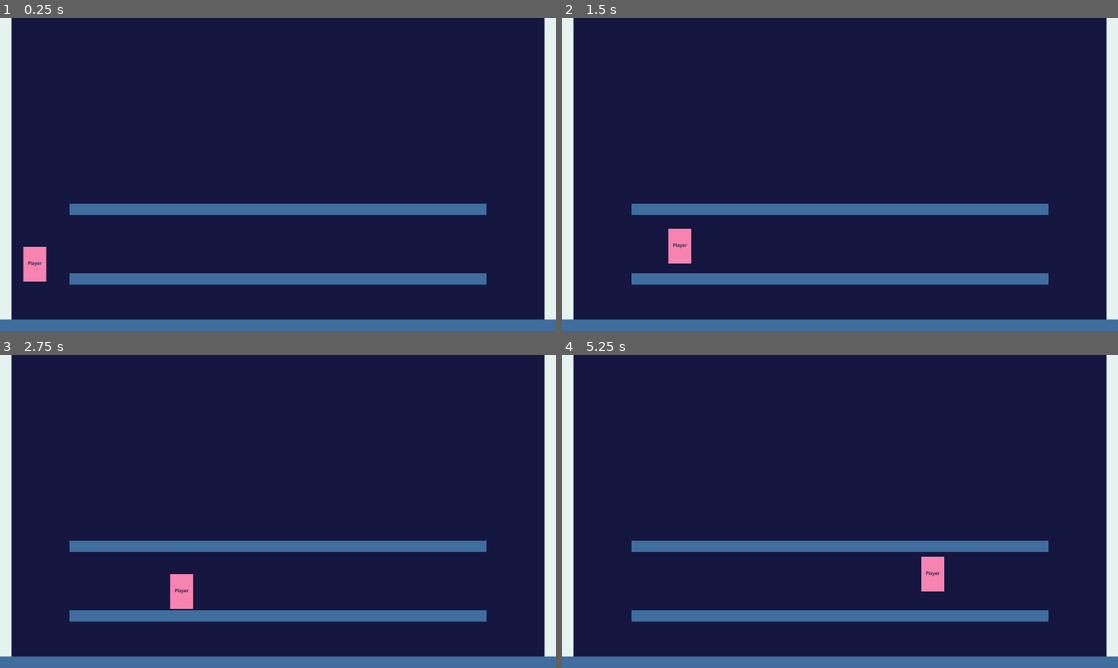
Above: before the commit, frames 1-4 (two rows, left to right).
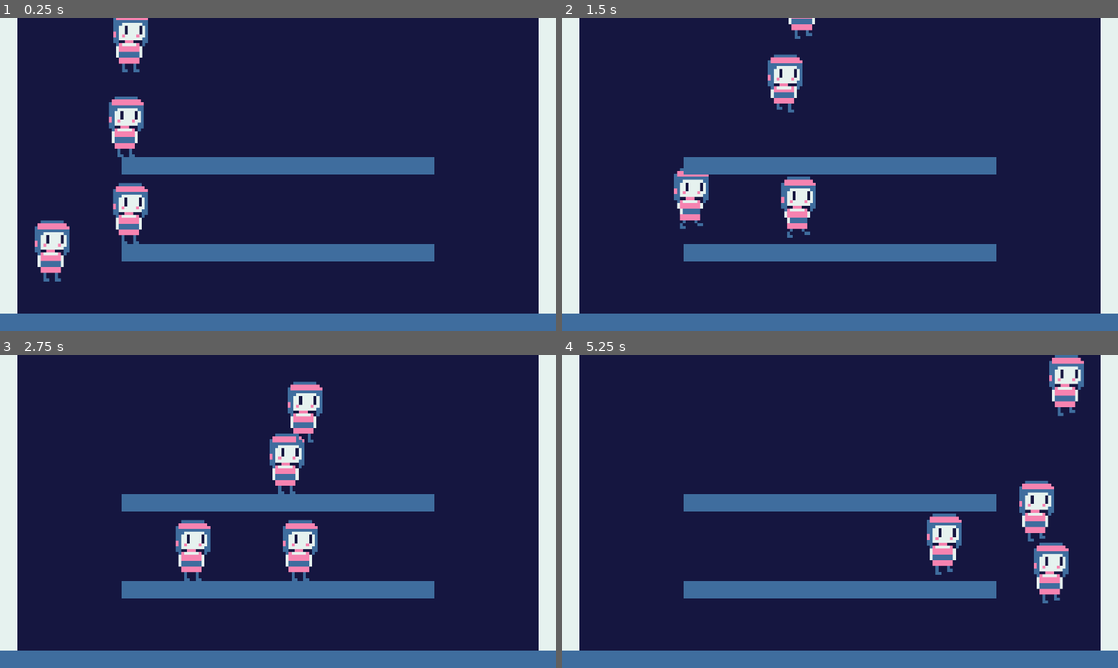
Above: after the commit, the same moments.

Repository: UnChiller/Github-Game-Off-2024
Game: Godot game, scene res://Scenes/debug.tscn
Two runs of this game, one before a commit and one after it. Both use one fixed random seed, a clock stepped at 60 frames per second and the inputs below. Before the commit the project starts from res://Scenes/world.tscn.
Inputs:
- Up to frame 1 (0.25 s): no input
- Up to frame 2 (1.5 s): hold Right (move_right) from 0.53 s (still down); tap C (jump) at 0.6, 0.77, 1.07, 1.35 s
- Up to frame 3 (2.75 s): tap C (jump) at 1.52, 1.82, 2.1 s; release Right (move_right) at 2.03 s; hold Z (grab_left) from 2.03 s (still down)
- Up to frame 4 (5.25 s): release Z (grab_left) at 2.78 s; hold Right (move_right) 2.78-4.28 s; tap C (jump) at 2.85, 3.02, 3.32, 3.6, 3.77, 4.07, 4.35, 4.52, 4.82, 5.1 s; hold Z (grab_left) 4.28-5.03 s; hold Right (move_right) from 5.03 s (still down)

The runs differ from the first frame. In frame 1, 19% of the frame differs, in the area x 0-100%, y 0-97%; in frame 2, 19%; in frame 3, 19%; in frame 4, 19%.

Commit message:
added sprites

Diff:
--- a/Scenes/world.tscn
+++ b/Scenes/debug.tscn
@@ -1,82 +1,94 @@
 [gd_scene load_steps=7 format=3 uid="uid://uhy2x6mkeac"]
 
-[ext_resource type="PackedScene" uid="uid://dypaa1cr0c5co" path="res://Scenes/player.tscn" id="1_p4fo7"]
+[ext_resource type="PackedScene" uid="uid://dypaa1cr0c5co" path="res://Scenes/player.tscn" id="1_cuhlu"]
 
 [sub_resource type="QuadMesh" id="QuadMesh_6nx4q"]
 
 [sub_resource type="RectangleShape2D" id="RectangleShape2D_ho2su"]
-size = Vector2(20, 520)
+size = Vector2(60, 1020)
 
 [sub_resource type="RectangleShape2D" id="RectangleShape2D_b115b"]
-size = Vector2(1920, 40)
+size = Vector2(1920, 60)
 
 [sub_resource type="QuadMesh" id="QuadMesh_nxo1o"]
 
 [sub_resource type="RectangleShape2D" id="RectangleShape2D_y0hta"]
-size = Vector2(1440, 40)
+size = Vector2(1080, 60)
 
 [node name="Debug Room" type="Node2D"]
 
-[node name="Player" parent="." instance=ExtResource("1_p4fo7")]
-position = Vector2(120, 880)
+[node name="Player" parent="." instance=ExtResource("1_cuhlu")]
+position = Vector2(180, 880)
 
 [node name="PlayerCamera" type="Camera2D" parent="Player"]
 position = Vector2(0, -52)
 limit_left = 0
-limit_top = 0
+limit_top = -240
 limit_right = 1920
-limit_bottom = 540
+limit_bottom = 1080
 
 [node name="Room" type="StaticBody2D" parent="."]
 
 [node name="Wall1Mesh" type="MeshInstance2D" parent="Room"]
 modulate = Color(0.901961, 0.94902, 0.937255, 1)
-position = Vector2(20, 520)
-scale = Vector2(40, 1040)
+position = Vector2(30, 510)
+scale = Vector2(60, 1020)
 mesh = SubResource("QuadMesh_6nx4q")
 
 [node name="Wall1Collision" type="CollisionShape2D" parent="Room"]
-position = Vector2(20, 520)
-scale = Vector2(2, 2)
+visible = false
+position = Vector2(30, 510)
 shape = SubResource("RectangleShape2D_ho2su")
 
 [node name="Wall2Mesh" type="MeshInstance2D" parent="Room"]
 modulate = Color(0.901961, 0.94902, 0.937255, 1)
-position = Vector2(1900, 520)
-scale = Vector2(40, 1040)
+position = Vector2(1890, 510)
+scale = Vector2(60, 1020)
 mesh = SubResource("QuadMesh_6nx4q")
 
 [node name="Wall2Collision" type="CollisionShape2D" parent="Room"]
-position = Vector2(1900, 520)
-scale = Vector2(2, 2)
+visible = false
+position = Vector2(1890, 510)
 shape = SubResource("RectangleShape2D_ho2su")
 
 [node name="FloorMesh" type="MeshInstance2D" parent="Room"]
 modulate = Color(0.247059, 0.427451, 0.619608, 1)
-position = Vector2(960, 1060)
-scale = Vector2(1920, 40)
+position = Vector2(960, 1050)
+scale = Vector2(1920, 60)
 mesh = SubResource("QuadMesh_6nx4q")
 
 [node name="FloorCollision" type="CollisionShape2D" parent="Room"]
-position = Vector2(960, 1060)
+visible = false
+position = Vector2(960, 1050)
 shape = SubResource("RectangleShape2D_b115b")
 
 [node name="Platform1Mesh" type="MeshInstance2D" parent="Room"]
 modulate = Color(0.247059, 0.427451, 0.619608, 1)
-position = Vector2(960, 900)
-scale = Vector2(1440, 40)
+position = Vector2(960, 810)
+scale = Vector2(1080, 60)
 mesh = SubResource("QuadMesh_nxo1o")
 
 [node name="Platform1Collision" type="CollisionShape2D" parent="Room"]
-position = Vector2(960, 900)
+visible = false
+position = Vector2(960, 810)
 shape = SubResource("RectangleShape2D_y0hta")
 
 [node name="Platform2Mesh" type="MeshInstance2D" parent="Room"]
 modulate = Color(0.247059, 0.427451, 0.619608, 1)
-position = Vector2(960, 660)
-scale = Vector2(1440, 40)
+position = Vector2(960, 510)
+scale = Vector2(1080, 60)
 mesh = SubResource("QuadMesh_nxo1o")
 
 [node name="Platform2Collision" type="CollisionShape2D" parent="Room"]
-position = Vector2(960, 660)
+visible = false
+position = Vector2(960, 510)
 shape = SubResource("RectangleShape2D_y0hta")
+
+[node name="Player2" parent="." instance=ExtResource("1_cuhlu")]
+position = Vector2(450, 766)
+
+[node name="Player3" parent="." instance=ExtResource("1_cuhlu")]
+position = Vector2(436, 454)
+
+[node name="Player4" parent="." instance=ExtResource("1_cuhlu")]
+position = Vector2(452, 158)
--- a/Scenes/player.tscn
+++ b/Scenes/player.tscn
@@ -1,95 +1,76 @@
-[gd_scene load_steps=12 format=3 uid="uid://dypaa1cr0c5co"]
+[gd_scene load_steps=10 format=3 uid="uid://dypaa1cr0c5co"]
 
 [ext_resource type="Script" path="res://Scripts/player.gd" id="1_a6yun"]
-[ext_resource type="Texture2D" uid="uid://bagvn05ectjbw" path="res://assets/idle/idle1.png" id="2_3jjjx"]
-[ext_resource type="Texture2D" uid="uid://bodc3aawf5nrg" path="res://assets/idle/idle2.png" id="3_8xuyo"]
-[ext_resource type="Texture2D" uid="uid://df3muqxdcl876" path="res://assets/walk/cake_walk1.png" id="4_8nk8y"]
-[ext_resource type="Texture2D" uid="uid://big7xxcu6pdpw" path="res://assets/walk/cake_walk2.png" id="5_erxoq"]
-[ext_resource type="Texture2D" uid="uid://d0x5s6jknu3ck" path="res://assets/walk/cake_walk3.png" id="6_h0pnt"]
-[ext_resource type="Texture2D" uid="uid://govy4mydsu56" path="res://assets/walk/cake_walk4.png" id="7_cytea"]
-
-[sub_resource type="RectangleShape2D" id="RectangleShape2D_ay2ad"]
-size = Vector2(79, 119)
-
-[sub_resource type="QuadMesh" id="QuadMesh_col54"]
+[ext_resource type="Texture2D" uid="uid://c7ppewqtt6v1m" path="res://assets/idle/idle.png" id="2_mftus"]
+[ext_resource type="Texture2D" uid="uid://ovsseywls0ik" path="res://assets/walk/walk1.png" id="3_wulr8"]
+[ext_resource type="Texture2D" uid="uid://b8out66qkfdl5" path="res://assets/walk/walk2.png" id="4_a76h2"]
+[ext_resource type="Texture2D" uid="uid://dw7iv8ams8boe" path="res://assets/walk/walk3.png" id="5_3tdtk"]
+[ext_resource type="Texture2D" uid="uid://5ys3os1e4dbu" path="res://assets/walk/walk4.png" id="6_vcalj"]
 
 [sub_resource type="SpriteFrames" id="SpriteFrames_4h08t"]
 animations = [{
-"frames": [],
+"frames": [{
+"duration": 1.0,
+"texture": ExtResource("2_mftus")
+}],
 "loop": true,
 "name": &"grab",
 "speed": 5.0
 }, {
 "frames": [{
 "duration": 1.0,
-"texture": ExtResource("2_3jjjx")
-}, {
-"duration": 1.0,
-"texture": ExtResource("3_8xuyo")
+"texture": ExtResource("2_mftus")
 }],
 "loop": true,
 "name": &"idle",
 "speed": 5.0
 }, {
-"frames": [],
+"frames": [{
+"duration": 1.0,
+"texture": ExtResource("2_mftus")
+}],
 "loop": true,
 "name": &"jump",
 "speed": 5.0
 }, {
 "frames": [{
 "duration": 1.0,
-"texture": ExtResource("4_8nk8y")
+"texture": ExtResource("3_wulr8")
 }, {
 "duration": 1.0,
-"texture": ExtResource("5_erxoq")
+"texture": ExtResource("4_a76h2")
 }, {
 "duration": 1.0,
-"texture": ExtResource("6_h0pnt")
+"texture": ExtResource("5_3tdtk")
 }, {
 "duration": 1.0,
-"texture": ExtResource("7_cytea")
+"texture": ExtResource("6_vcalj")
 }],
 "loop": true,
 "name": &"walk",
-"speed": 5.0
+"speed": 4.0
 }]
 
 [sub_resource type="QuadMesh" id="QuadMesh_1fjpb"]
 size = Vector2(20, 20)
 
+[sub_resource type="RectangleShape2D" id="RectangleShape2D_ay2ad"]
+size = Vector2(119.5, 179.5)
+
 [node name="Player" type="CharacterBody2D"]
 script = ExtResource("1_a6yun")
 
-[node name="CollisionShape2D" type="CollisionShape2D" parent="."]
-position = Vector2(0, -60)
-shape = SubResource("RectangleShape2D_ay2ad")
-
-[node name="MeshInstance2D" type="MeshInstance2D" parent="."]
-modulate = Color(0.968627, 0.513726, 0.690196, 1)
-position = Vector2(0, -60)
-scale = Vector2(80, 120)
-mesh = SubResource("QuadMesh_col54")
-
-[node name="RichTextLabel" type="RichTextLabel" parent="."]
-modulate = Color(0.0823529, 0.0862745, 0.25098, 1)
-offset_left = -24.0
-offset_top = -75.0
-offset_right = 26.0
-offset_bottom = -51.0
-bbcode_enabled = true
-text = "Player"
-fit_content = true
-scroll_active = false
-
 [node name="AnimatedSprite2D" type="AnimatedSprite2D" parent="."]
-visible = false
-position = Vector2(0, -60)
+position = Vector2(0, -120)
+scale = Vector2(0.25, 0.25)
 sprite_frames = SubResource("SpriteFrames_4h08t")
 animation = &"walk"
-frame = 1
-frame_progress = 0.602805
 
 [node name="DebugDisp" type="MeshInstance2D" parent="."]
 visible = false
 position = Vector2(0, -60)
 mesh = SubResource("QuadMesh_1fjpb")
+
+[node name="CollisionShape2D" type="CollisionShape2D" parent="."]
+position = Vector2(0, -90)
+shape = SubResource("RectangleShape2D_ay2ad")
--- a/Scripts/player.gd
+++ b/Scripts/player.gd
@@ -5,7 +5,7 @@
 
 const SPEED = 400.0
 const JUMP_VELOCITY = -600.0
-const WALL_JUMP_COLL_DIST = 10
+const WALL_JUMP_COLL_DIST = 20
 
 var anim_state  = "idle"
 var is_jumping  = false
@@ -60,16 +60,16 @@
 
 func wall_check(dist):
 	var space_state = get_world_2d().direct_space_state
-	for y in [0,12,24,36,48,60,72,84,96,108,120]:
+	for y in range(0,180,30):
 		var query = PhysicsRayQueryParameters2D.create(position+Vector2(0,-y),
-			position+Vector2(40 + dist,-y))
+			position+Vector2(60 + dist,-y))
 		query.exclude = [self]
 		var result = space_state.intersect_ray(query)
 		if result != {}:
 			return -1
-	for y in [0,12,24,36,48,60,72,84,96,108,120]:
+	for y in range(0,180,30):
 		var query = PhysicsRayQueryParameters2D.create(position+Vector2(0,-y),
-			position+Vector2(-40 - dist,-y))
+			position+Vector2(-60 - dist,-y))
 		query.exclude = [self]
 		var result = space_state.intersect_ray(query)
 		if result != {}:
@@ -116,7 +116,7 @@
 		if velocity.x > 0: anim_sprite.flip_h = false
 		else: if velocity.x < 0: anim_sprite.flip_h = true
 
-		if (anim_state != "jump" and anim_state != "grab"): anim_state = "walk"
+		anim_state = "walk"
 	else:
 		velocity.x = move_toward(velocity.x, 0, SPEED)
 		if (anim_state != "jump" and anim_state != "grab"): anim_state = "idle"
@@ -125,5 +125,4 @@
 
 
 func anim_state_check():
-	if is_jumping: anim_sprite.play("jump")
-	else: anim_sprite.play(anim_state)
+	anim_sprite.play(anim_state)
--- a/project.godot
+++ b/project.godot
@@ -11,7 +11,7 @@
 [application]
 
 config/name="Github Game Off 2024 Platformer"
-run/main_scene="res://Scenes/world.tscn"
+run/main_scene="res://Scenes/debug.tscn"
 config/features=PackedStringArray("4.3", "GL Compatibility")
 boot_splash/bg_color=Color(0.968627, 0.513726, 0.690196, 1)
 config/icon="res://icon.svg"
Binary file added: assets/idle/idle.png
Not shown, changed: assets/idle/idle.png.import
Binary file removed: assets/idle/idle1.png
Binary file removed: assets/idle/idle2.png
Binary file removed: assets/walk/cake_walk1.png
Binary file removed: assets/walk/cake_walk2.png
Not shown, removed: assets/walk/cake_walk2.png.import
Binary file removed: assets/walk/cake_walk3.png
Binary file removed: assets/walk/cake_walk4.png
Binary file added: assets/walk/walk1.png
Not shown, changed: assets/walk/walk1.png.import
Binary file added: assets/walk/walk2.png
(and 5 more such lines)
